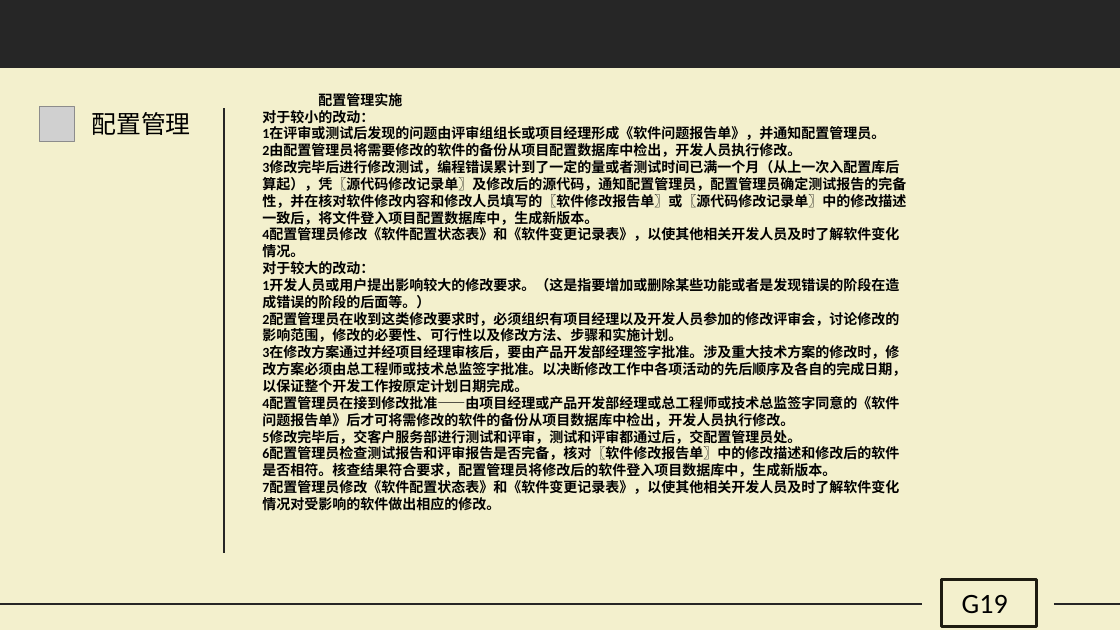
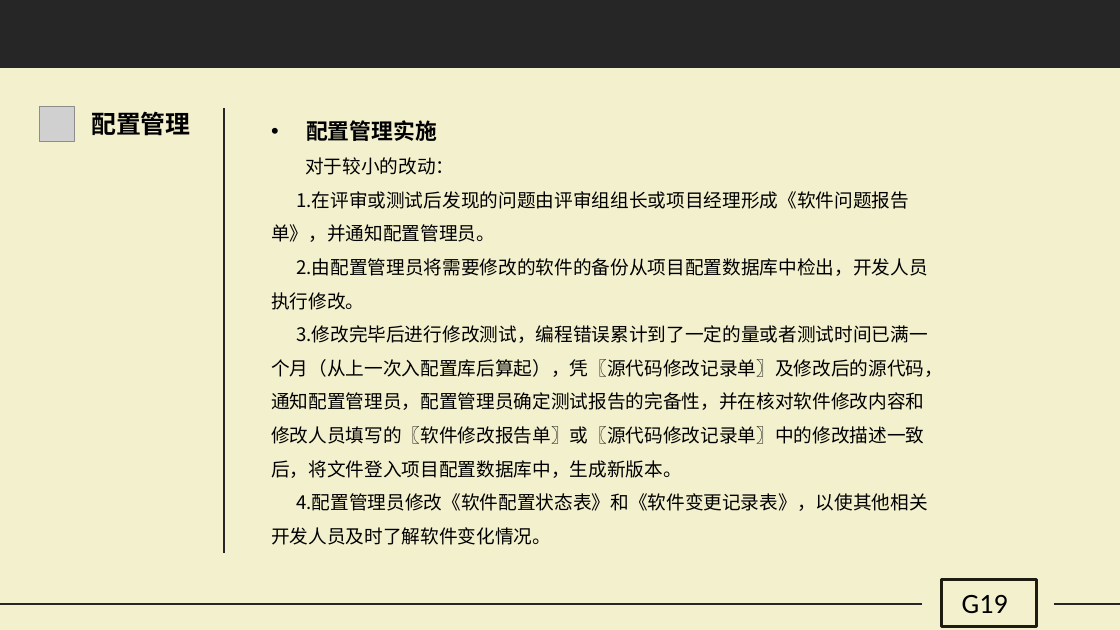
Before and after one commit to G19-Fish/PRD2018-G19, a slide deck: slide 36 of PRD2018-G19-需求项目计划PPT.pptx (slide 33 before the commit). Drawn at 1120x630 pixels with LibreOffice and Linux fonts; fonts in the diff are those of the drawing; grey boxes stand for pictures. Boxes give left, top, right and bottom in pixels: in the first picture for what was removed or moved away, otherwise in the second. Text is boxed around its words. In the diff, an @@ line names an element or a change of style, - is before the commit and + after.

```diff
--- a/PRD2018-G19-需求项目计划PPT.pptx
+++ b/PRD2018-G19-需求项目计划PPT.pptx
@@ text "配置管理" at [91,108,190,140]: bold on @@
@@ text "配置管理实施": place and size @@
-text "配置管理实施" at [262,91,906,511]
+text "配置管理实施" at [271,117,943,545]
@@ text at [305,117,454,175]: size 9 to 14 pt in "配置管理实施"; font Calibri to Noto Sans CJK SC in "配置管理实施", "对于较小的改动："; size 9 to 12 pt, bold off in "对于较小的改动："; bullet none to •; list level 2 to 1 in "配置管理实施"; line spacing 1 to 1.5 @@
@@ text at [271,191,943,545]: text changed; size 9 to 12 pt; font Calibri to Noto Sans CJK SC; bold off @@
-1在评审或测试后发现的问题由评审组组长或项目经理形成《软件问题报告单》，并通知配置管理员。
-2由配置管理员将需要修改的软件的备份从项目配置数据库中检出，开发人员执行修改。
-3修改完毕后进行修改测试，编程错误累计到了一定的量或者测试时间已满一个月（从上一次入配置库后算起），凭〖源代码修改记录单〗及修改后的源代码，通知配置管理员，配置管理员确定测试报告的完备性，并在核对软件修改内容和修改人员填写的〖软件修改报告单〗或〖源代码修改记录单〗中的修改描述一致后，将文件登入项目配置数据库中，生成新版本。
-4配置管理员修改《软件配置状态表》和《软件变更记录表》，以使其他相关开发人员及时了解软件变化情况。
-对于较大的改动：
-1开发人员或用户提出影响较大的修改要求。（这是指要增加或删除某些功能或者是发现错误的阶段在造成错误的阶段的后面等。）
-2配置管理员在收到这类修改要求时，必须组织有项目经理以及开发人员参加的修改评审会，讨论修改的影响范围，修改的必要性、可行性以及修改方法、步骤和实施计划。
-3在修改方案通过并经项目经理审核后，要由产品开发部经理签字批准。涉及重大技术方案的修改时，修改方案必须由总工程师或技术总监签字批准。以决断修改工作中各项活动的先后顺序及各自的完成日期，以保证整个开发工作按原定计划日期完成。
-4配置管理员在接到修改批准——由项目经理或产品开发部经理或总工程师或技术总监签字同意的《软件问题报告单》后才可将需修改的软件的备份从项目数据库中检出，开发人员执行修改。
-5修改完毕后，交客户服务部进行测试和评审，测试和评审都通过后，交配置管理员处。
-6配置管理员检查测试报告和评审报告是否完备，核对〖软件修改报告单〗中的修改描述和修改后的软件是否相符。核查结果符合要求，配置管理员将修改后的软件登入项目数据库中，生成新版本。
-7配置管理员修改《软件配置状态表》和《软件变更记录表》，以使其他相关开发人员及时了解软件变化情况对受影响的软件做出相应的修改。
+1.在评审或测试后发现的问题由评审组组长或项目经理形成《软件问题报告单》，并通知配置管理员。
+2.由配置管理员将需要修改的软件的备份从项目配置数据库中检出，开发人员执行修改。
+3.修改完毕后进行修改测试，编程错误累计到了一定的量或者测试时间已满一个月（从上一次入配置库后算起），凭〖源代码修改记录单〗及修改后的源代码，通知配置管理员，配置管理员确定测试报告的完备性，并在核对软件修改内容和修改人员填写的〖软件修改报告单〗或〖源代码修改记录单〗中的修改描述一致后，将文件登入项目配置数据库中，生成新版本。
+4.配置管理员修改《软件配置状态表》和《软件变更记录表》，以使其他相关开发人员及时了解软件变化情况。
```
Also in this commit, not shown: 32 other slides changed, 6 slides added, 1 slide removed.
